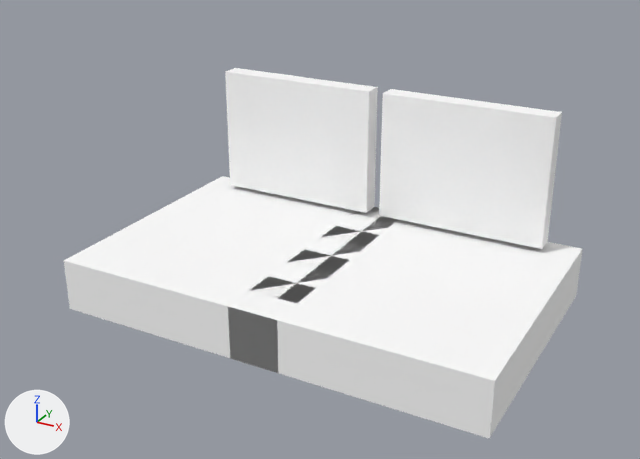
Two versions of the OBJ model src/main/resources/assets/yuanxian/models/equipment/forging/workpiece_xuantie_boots_quenched.obj, one commit apart.
Rendered twice from a camera (50 mm lens) standing at (0.465, -0.845, 0.534) and looking at (-0.008, 0.015, 0.104). Lighting does not change. The marker at lower left points along +X, +Y and +Z. The picture after the commit comes second. Where no turn or scale is listed for an object, it has been applied to the vertices. Vertices at exactly the same position are counted once.

The first picture shows 'workpiece_xuantie_boots_quenched'.
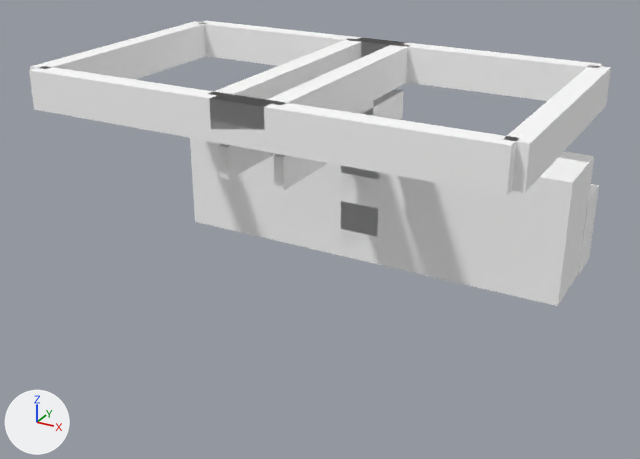
Boxes (x1, y1, x2, y2) around the edits, measured in the pictures (640 x 459 px):
'workpiece_xuantie_boots_quenched', reshaped (12% wider, 23% shorter)
    before: (64, 68, 582, 439)
    after: (29, 21, 611, 306)
part 1 of me_workpiece_xuantie_boots_quenched, added
    after: (340, 152, 594, 306)
part 2 of me_workpiece_xuantie_boots_quenched, added
    after: (578, 184, 599, 275)
part 3 of me_workpiece_xuantie_boots_quenched, added
    after: (208, 39, 364, 100)
part 4 of me_workpiece_xuantie_boots_quenched, added
    after: (504, 65, 611, 193)
part 5 of me_workpiece_xuantie_boots_quenched, added
    after: (210, 95, 518, 196)
part 6 of me_workpiece_xuantie_boots_quenched, added
    after: (354, 38, 603, 101)
part 7 of me_workpiece_xuantie_boots_quenched, added
    after: (218, 144, 275, 179)
part 8 of me_workpiece_xuantie_boots_quenched, added
    after: (190, 138, 379, 263)
part 9 of me_workpiece_xuantie_boots_quenched, added
    after: (30, 21, 206, 80)
part 10 of me_workpiece_xuantie_boots_quenched, added
    after: (263, 44, 411, 112)
part 11 of me_workpiece_xuantie_boots_quenched, added
    after: (29, 66, 275, 152)
part 12 of me_workpiece_xuantie_boots_quenched, added
    after: (204, 21, 406, 66)
part 13 of me_workpiece_xuantie_boots_quenched, added
    after: (274, 89, 404, 190)
part 14 of me_workpiece_xuantie_boots_quenched, added (mostly hidden)
    after: (352, 101, 373, 116)
part 15 of me_workpiece_xuantie_boots_quenched, deleted
    before: (379, 89, 562, 249)
part 16 of me_workpiece_xuantie_boots_quenched, deleted
    before: (228, 207, 582, 439)
part 17 of me_workpiece_xuantie_boots_quenched, deleted
    before: (225, 68, 378, 213)
part 18 of me_workpiece_xuantie_boots_quenched, deleted
    before: (64, 176, 395, 372)

The change, as a list of edits to the scene's bpy script:
```text
Change me_workpiece_xuantie_boots_quenched:
    used by ob_workpiece_xuantie_boots_quenched; location = (0.0, 0.0, 0.0)
    remove me_workpiece_xuantie_boots_quenched.from_pydata(...)  # 32 vertices, 24 faces; spans x -0.269..0.269, y -0.15..0.184, z 0.006..0.244
    add me_workpiece_xuantie_boots_quenched.from_pydata(...)  # 144 vertices, 108 faces; spans x -0.28..0.28, y -0.165..0.256, z 0.027..0.306
    me_workpiece_xuantie_boots_quenched part 1: a new loose piece, a box spanning x -0.027..0.264, y 0.105..0.208, z 0.028..0.184, in mat_m0 (its picture is missing)
    me_workpiece_xuantie_boots_quenched part 2: a new loose piece, a box spanning x -0.028..0.265, y 0.201..0.256, z 0.027..0.131, in mat_m0 (its picture is missing)
    me_workpiece_xuantie_boots_quenched part 3: a new loose piece, a box spanning x -0.043..-0.019, y -0.152..0.152, z 0.262..0.306, in mat_m0 (its picture is missing)
    me_workpiece_xuantie_boots_quenched part 4: a new loose piece, a box spanning x 0.257..0.28, y -0.152..0.152, z 0.262..0.306, in mat_m0 (its picture is missing)
    me_workpiece_xuantie_boots_quenched part 5: a new loose piece, a box spanning x -0.031..0.268, y -0.165..-0.142, z 0.262..0.306, in mat_m0 (its picture is missing)
    me_workpiece_xuantie_boots_quenched part 6: a new loose piece, a box spanning x -0.031..0.268, y 0.142..0.165, z 0.262..0.306, in mat_m0 (its picture is missing)
    me_workpiece_xuantie_boots_quenched part 7: a new loose piece, a box spanning x -0.038..-0.027, y -0.144..0.144, z 0.217..0.252, in mat_m0 (its picture is missing)
    me_workpiece_xuantie_boots_quenched part 8: a new loose piece, a box spanning x -0.264..0.027, y 0.105..0.208, z 0.028..0.184, in mat_m0 (its picture is missing)
    me_workpiece_xuantie_boots_quenched part 9: a new loose piece, a box spanning x -0.28..-0.257, y -0.152..0.152, z 0.262..0.306, in mat_m0 (its picture is missing)
    me_workpiece_xuantie_boots_quenched part 10: a new loose piece, a box spanning x 0.019..0.043, y -0.152..0.152, z 0.262..0.306, in mat_m0 (its picture is missing)
    me_workpiece_xuantie_boots_quenched part 11: a new loose piece, a box spanning x -0.268..0.031, y -0.165..-0.142, z 0.262..0.306, in mat_m0 (its picture is missing)
    me_workpiece_xuantie_boots_quenched part 12: a new loose piece, a box spanning x -0.268..0.031, y 0.142..0.165, z 0.262..0.306, in mat_m0 (its picture is missing)
    me_workpiece_xuantie_boots_quenched part 13: a new loose piece, a box spanning x 0.027..0.038, y -0.144..0.144, z 0.217..0.252, in mat_m0 (its picture is missing)
    me_workpiece_xuantie_boots_quenched part 14: a new loose piece, a box spanning x 0.027..0.038, y -0.008..0.058, z 0.2..0.269, in mat_m0 (its picture is missing)
    me_workpiece_xuantie_boots_quenched part 15: the loose piece of 8 vertices spanning x 0.009..0.228, y 0.146..0.171, z 0.078..0.244 is deleted
    me_workpiece_xuantie_boots_quenched part 16: the loose piece of 8 vertices spanning x -0.031..0.269, y -0.15..0.184, z 0.006..0.072 is deleted
    me_workpiece_xuantie_boots_quenched part 17: the loose piece of 8 vertices spanning x -0.228..-0.009, y 0.146..0.171, z 0.078..0.244 is deleted
    me_workpiece_xuantie_boots_quenched part 18: the loose piece of 8 vertices spanning x -0.269..0.031, y -0.15..0.184, z 0.006..0.072 is deleted
    other edits to the shape of me_workpiece_xuantie_boots_quenched do not show in these pictures
```
